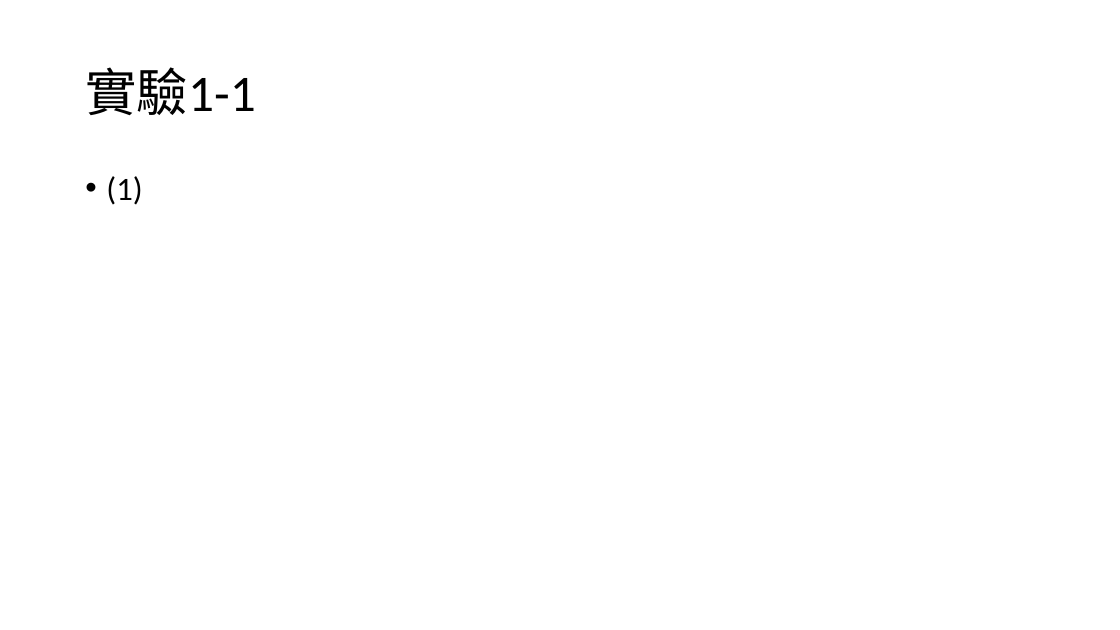
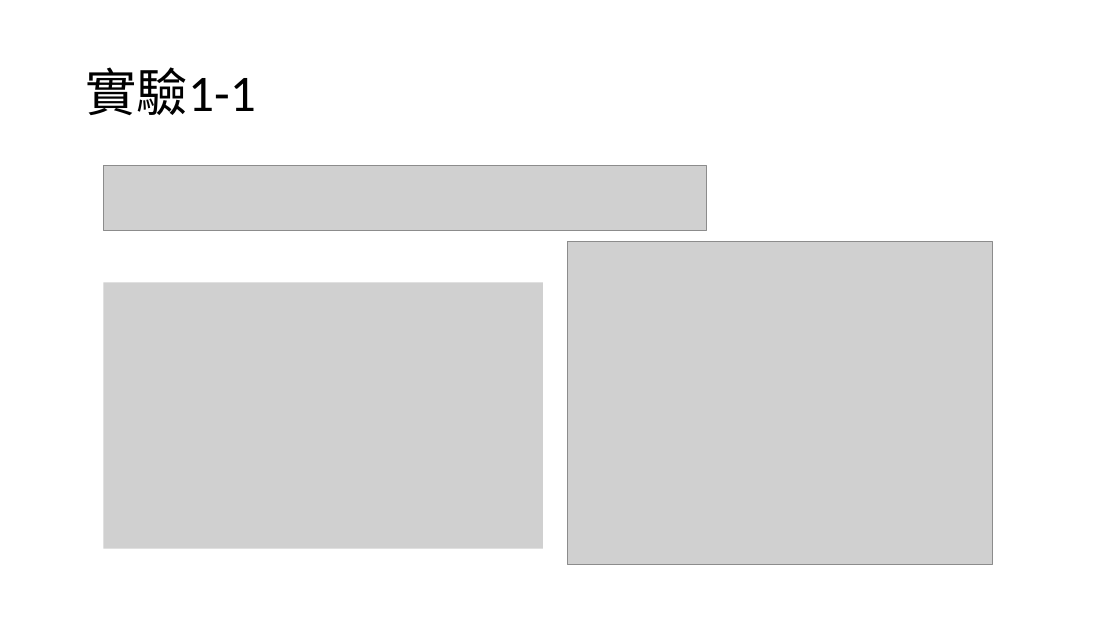
Before and after one commit to yeyi58095/control_lab, a slide deck: slide 2 of 實驗一/報告/實驗一結報.pptx. Drawn at 1120x630 pixels with LibreOffice and Linux fonts; fonts in the diff are those of the drawing; grey boxes stand for pictures. Boxes give left, top, right and bottom in pixels: in the first picture for what was removed or moved away, otherwise in the second. Text is boxed around its words. In the diff, an @@ line names an element or a change of style, - is before the commit and + after.

Commit message:
adding ppt

```diff
--- a/實驗一/報告/實驗一結報.pptx
+++ b/實驗一/報告/實驗一結報.pptx
@@ picture added at (x1=103, y1=166, x2=707, y2=231) @@
@@ text removed at (x1=106, y1=176, x2=142, y2=205) @@
-• (1)
@@ picture added at (x1=567, y1=241, x2=992, y2=565) @@
@@ picture added at (x1=103, y1=282, x2=543, y2=549) @@
```
Also in this commit, not shown: 5 other slides changed, 15 slides added, 24 other files.
